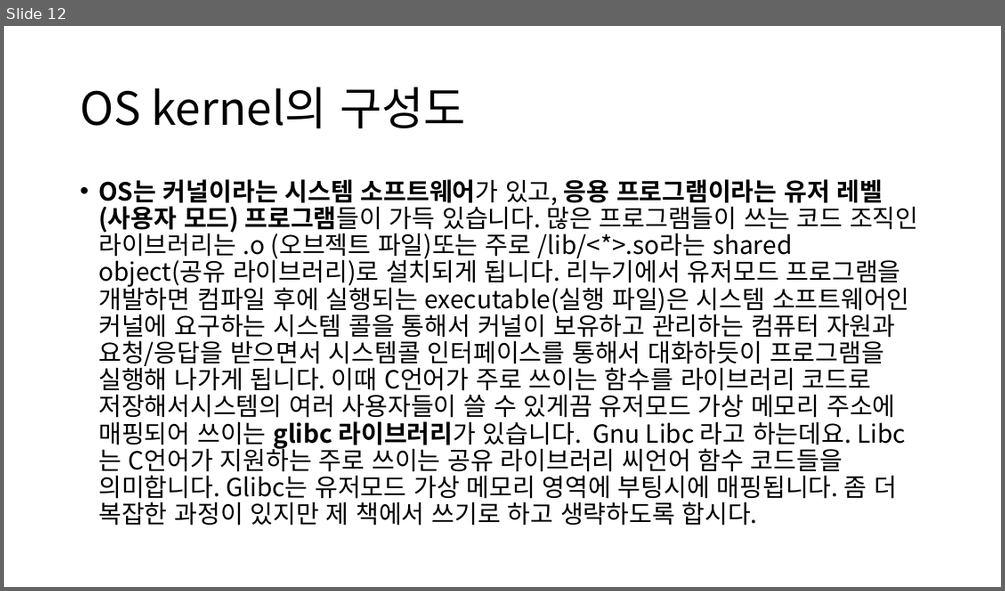
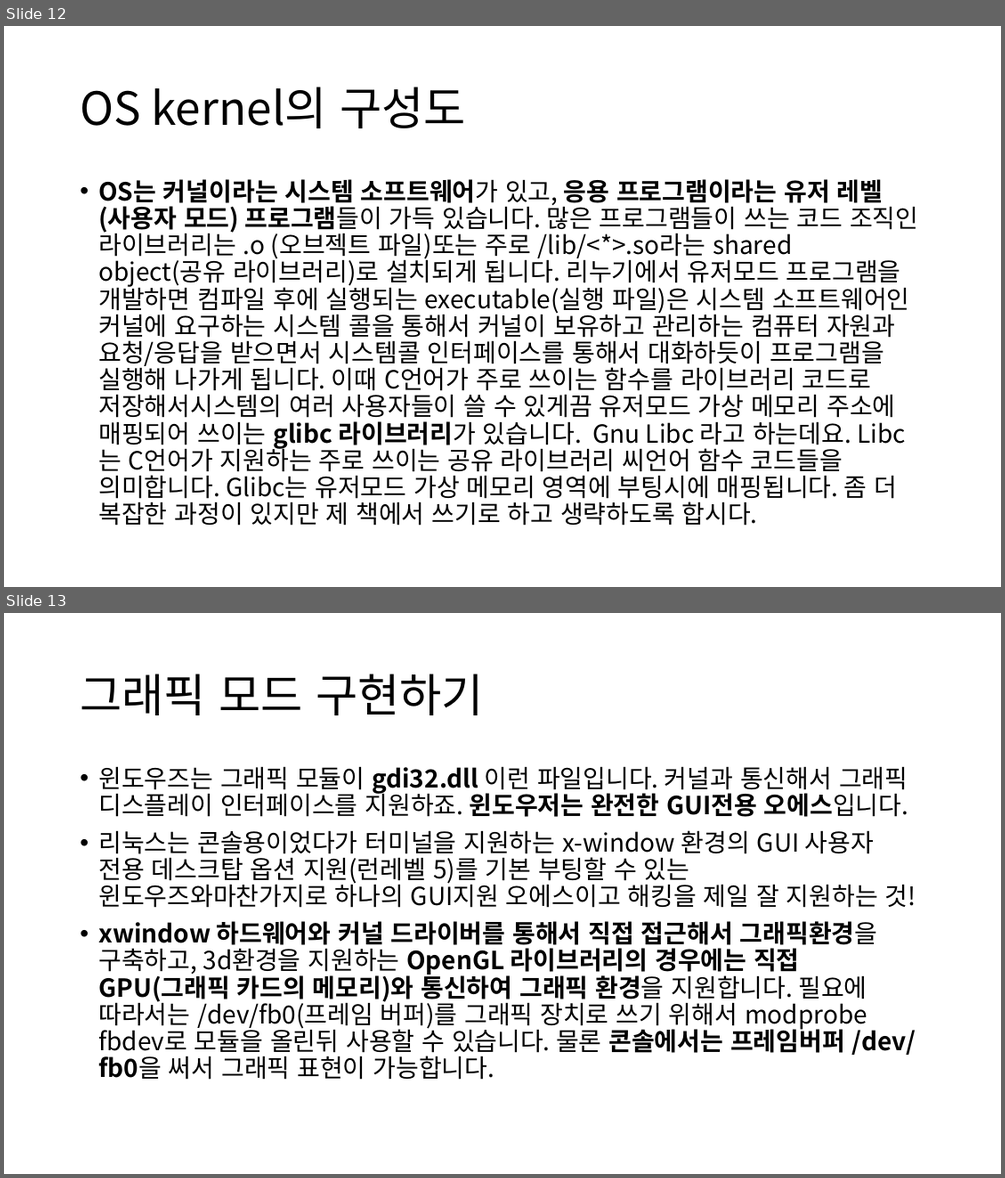
Before and after one commit to tkopppop/CveSs, a slide deck: 바이너리디핑론과부가적해킹기법들소개.pptx. Shown one above the other, each under a label of ours: slide 12 before the commit, slides 12 and 13 after it. The pictures are 1005x591 and 1005x1178 pixels, drawn with LibreOffice and Linux fonts; fonts in the diff are those of the drawing. Boxes give left, top, right and bottom in pixels: in the first picture for what was removed or moved away, otherwise in the second. Text is boxed around its words. In the diff, an @@ line names an element or a change of style, - is before the commit and + after.

```diff
--- a/바이너리디핑론과부가적해킹기법들소개.pptx
+++ b/바이너리디핑론과부가적해킹기법들소개.pptx
@@ slide 13 added at (4,613,1001,1174), background #FFFFFF @@
@@ title added at (80,674,484,715), 44 pt, text #000000 @@
+그래픽 모드 구현하기
@@ text added at (98,766,916,1079), 24 pt, text #000000 @@
+• 윈도우즈는 그래픽 모듈이 gdi32.dll 이런 파일입니다. 커널과 통신해서 그래픽 디스플레이 인터페이스를 지원하죠. 윈도우저는 완전한 GUI전용 오에스입니다.
+• 리눅스는 콘솔용이었다가 터미널을 지원하는 x-window 환경의 GUI 사용자 전용 데스크탑 옵션 지원(런레벨 5)를 기본 부팅할 수 있는 윈도우즈와마찬가지로 하나의 GUI지원 오에스이고 해킹을 제일 잘 지원하는 것!
+• xwindow 하드웨어와 커널 드라이버를 통해서 직접 접근해서 그래픽환경을 구축하고, 3d환경을 지원하는 OpenGL 라이브러리의 경우에는 직접 GPU(그래픽 카드의 메모리)와 통신하여 그래픽 환경을 지원합니다. 필요에 따라서는 /dev/fb0(프레임 버퍼)를 그래픽 장치로 쓰기 위해서 modprobe fbdev로 모듈을 올린뒤 사용할 수 있습니다. 물론 콘솔에서는 프레임버퍼 /dev/fb0을 써서 그래픽 표현이 가능합니다.
```
Also in this commit, not shown: 1 slide removed.
